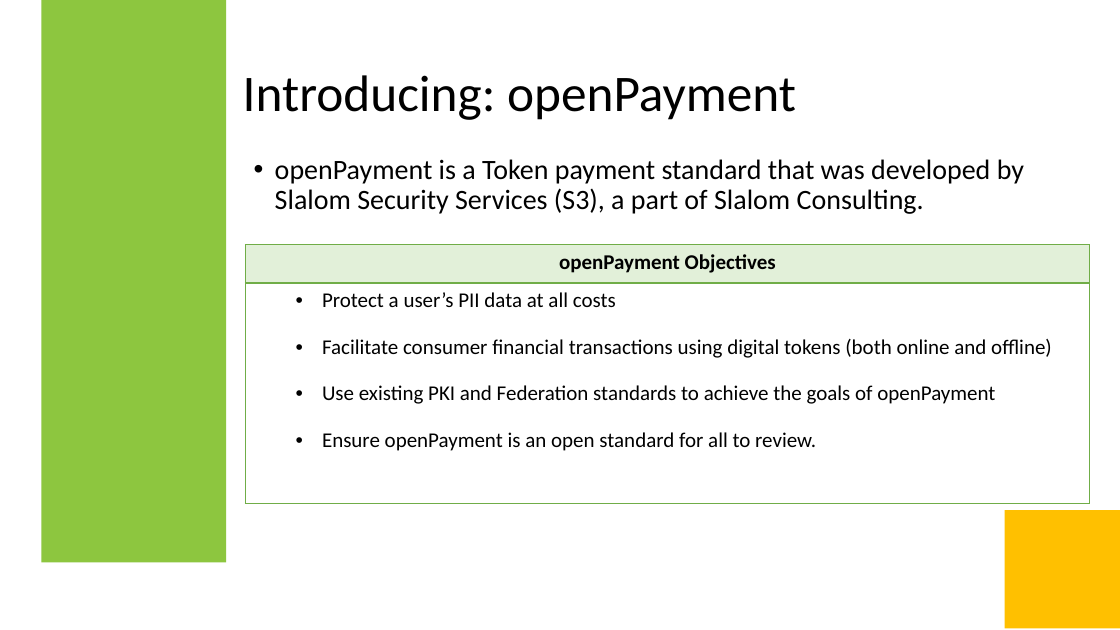
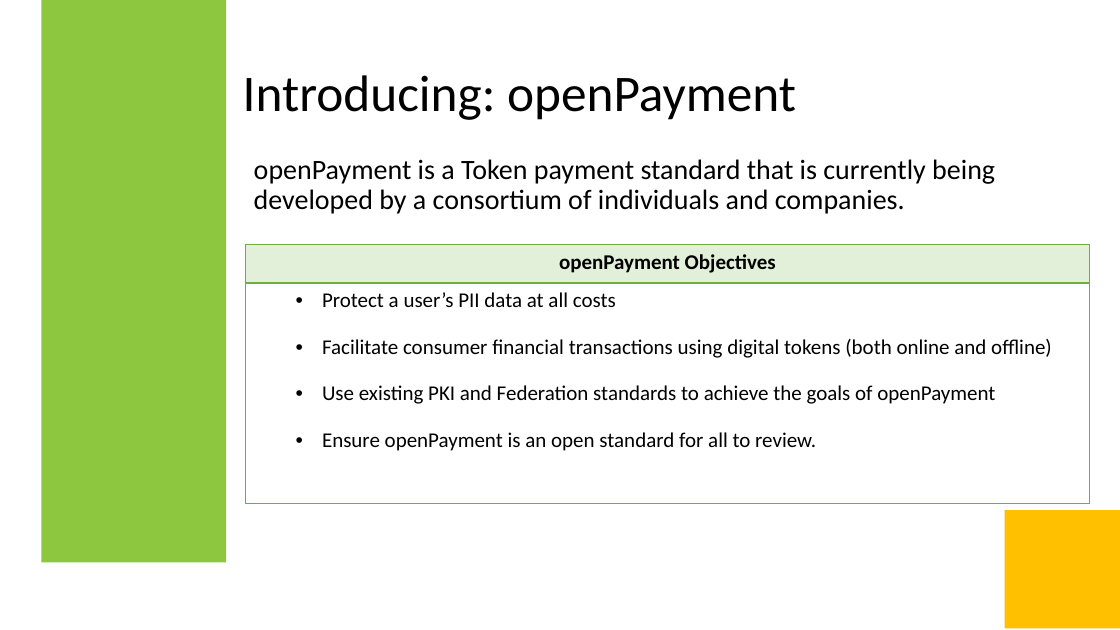
Before and after one commit to openIOU/OI-Standard, a slide deck: slide 4 of fancy/openPayment - Original Draft.pptx. Drawn at 1120x630 pixels with LibreOffice and Linux fonts; fonts in the diff are those of the drawing. Boxes give left, top, right and bottom in pixels: in the first picture for what was removed or moved away, otherwise in the second. Text is boxed around its words. In the diff, an @@ line names an element or a change of style, - is before the commit and + after.

Commit message:
Updated some content.

```diff
--- a/fancy/openPayment - Original Draft.pptx
+++ b/fancy/openPayment - Original Draft.pptx
@@ text at [254,159,995,214]: text changed @@
-• openPayment is a Token payment standard that was developed by Slalom Security Services (S3), a part of Slalom Consulting.
+openPayment is a Token payment standard that is currently being developed by a consortium of individuals and companies.
```
